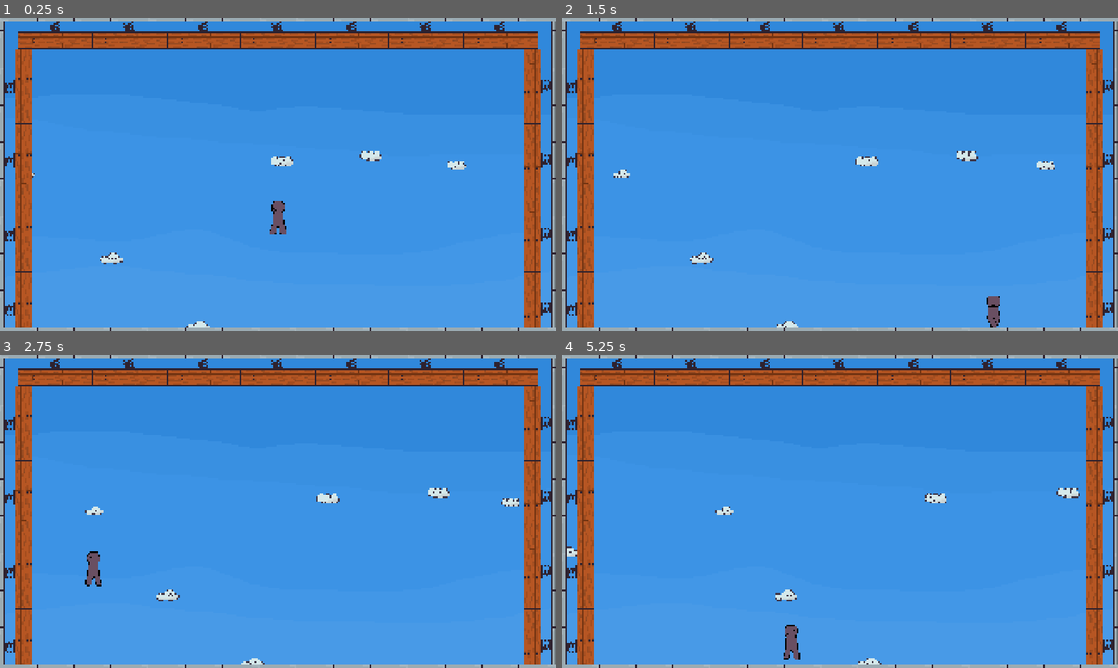
Above: before the commit, frames 1-4 (two rows, left to right).
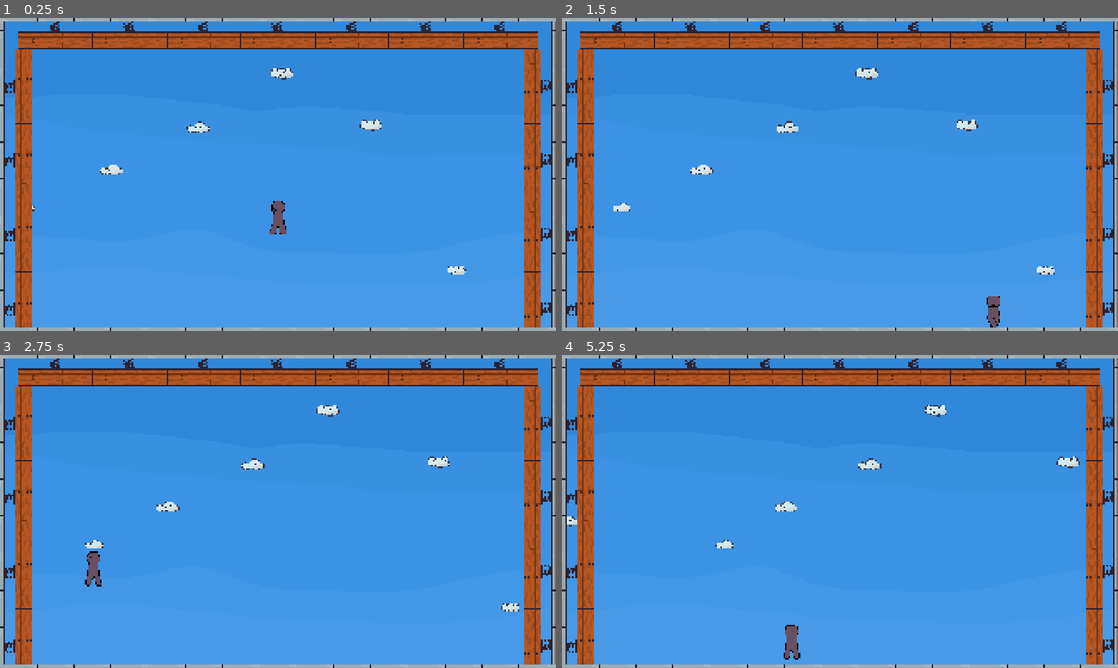
Above: after the commit, the same moments.

Repository: Sominnyusz/Vault
Game: Godot game, scene res://scenes/game.tscn
Same seed, same stepped clock (60 frames per second), same inputs: the game is played once before the commit and once after it.
Inputs:
- Up to frame 1 (0.25 s): no input
- Up to frame 2 (1.5 s): hold D (move_Right) from 0.53 s (still down); tap Space (jump) at 0.6, 0.77, 1.07, 1.35 s
- Up to frame 3 (2.75 s): tap Space (jump) at 1.52, 1.82, 2.1 s; release D (move_Right) at 2.03 s; hold A (move_Left) from 2.03 s (still down)
- Up to frame 4 (5.25 s): release A (move_Left) at 2.78 s; hold D (move_Right) 2.78-4.28 s; tap Space (jump) at 2.85, 3.02, 3.32, 3.6, 3.77, 4.07, 4.35, 4.52, 4.82, 5.1 s; hold A (move_Left) 4.28-5.03 s; hold D (move_Right) from 5.03 s (still down)

The runs differ from the first frame. In frame 1, 1.0% of the frame differs, in the area x 5-84%, y 16-99%; in frame 2, 1.1%; in frame 3, 1.1%, in the area x 15-94%, y 16-99%; in frame 4, 1.1%.

Commit message:
V.0.4.: Coil Jump Animation; Clouds +

Diff:
--- a/scenes/player.tscn
+++ b/scenes/player.tscn
@@ -3,11 +3,28 @@
 [ext_resource type="Script" uid="uid://dg5004sjjcaiu" path="res://scripts/player.gd" id="1_g2els"]
 [ext_resource type="Texture2D" uid="uid://d33kaf0cfnaqg" path="res://assets/coil_fall.png" id="2_dqkch"]
 [ext_resource type="Texture2D" uid="uid://d1warje24x05n" path="res://assets/coil_idle.png" id="2_qhqgy"]
+[ext_resource type="Texture2D" uid="uid://e663hfnix44f" path="res://assets/coil_jump.png" id="2_tuyoq"]
 [ext_resource type="Texture2D" uid="uid://bp8mrb4yp82e3" path="res://assets/coil_run.png" id="3_qhqgy"]
 [ext_resource type="Texture2D" uid="uid://dhgdwaawu1agt" path="res://assets/coil_jumpcancel.png" id="4_qlg0r"]
 
 [sub_resource type="RectangleShape2D" id="RectangleShape2D_4cumu"]
 size = Vector2(20, 58)
+
+[sub_resource type="AtlasTexture" id="AtlasTexture_2w11d"]
+atlas = ExtResource("2_tuyoq")
+region = Rect2(0, 0, 64, 64)
+
+[sub_resource type="AtlasTexture" id="AtlasTexture_770dr"]
+atlas = ExtResource("2_tuyoq")
+region = Rect2(64, 0, 64, 64)
+
+[sub_resource type="AtlasTexture" id="AtlasTexture_8f1cb"]
+atlas = ExtResource("2_tuyoq")
+region = Rect2(128, 0, 64, 64)
+
+[sub_resource type="AtlasTexture" id="AtlasTexture_vdulj"]
+atlas = ExtResource("2_tuyoq")
+region = Rect2(192, 0, 64, 64)
 
 [sub_resource type="AtlasTexture" id="AtlasTexture_nubpm"]
 atlas = ExtResource("2_dqkch")
@@ -93,6 +110,22 @@
 atlas = ExtResource("2_qhqgy")
 region = Rect2(960, 0, 64, 64)
 
+[sub_resource type="AtlasTexture" id="AtlasTexture_vau08"]
+atlas = ExtResource("2_tuyoq")
+region = Rect2(0, 0, 64, 64)
+
+[sub_resource type="AtlasTexture" id="AtlasTexture_qsb7e"]
+atlas = ExtResource("2_tuyoq")
+region = Rect2(64, 0, 64, 64)
+
+[sub_resource type="AtlasTexture" id="AtlasTexture_qjsmb"]
+atlas = ExtResource("2_tuyoq")
+region = Rect2(128, 0, 64, 64)
+
+[sub_resource type="AtlasTexture" id="AtlasTexture_mwp2n"]
+atlas = ExtResource("2_tuyoq")
+region = Rect2(192, 0, 64, 64)
+
 [sub_resource type="AtlasTexture" id="AtlasTexture_8txt3"]
 atlas = ExtResource("4_qlg0r")
 region = Rect2(0, 0, 64, 64)
@@ -267,6 +300,23 @@
 
 [sub_resource type="SpriteFrames" id="SpriteFrames_4cumu"]
 animations = [{
+"frames": [{
+"duration": 1.0,
+"texture": SubResource("AtlasTexture_2w11d")
+}, {
+"duration": 1.0,
+"texture": SubResource("AtlasTexture_770dr")
+}, {
+"duration": 1.0,
+"texture": SubResource("AtlasTexture_8f1cb")
+}, {
+"duration": 1.0,
+"texture": SubResource("AtlasTexture_vdulj")
+}],
+"loop": 0,
+"name": &"DJump",
+"speed": 5.0
+}, {
 "frames": [{
 "duration": 1.0,
 "texture": SubResource("AtlasTexture_nubpm")
@@ -339,6 +389,23 @@
 "loop": 1,
 "name": &"Idle",
 "speed": 10.0
+}, {
+"frames": [{
+"duration": 1.0,
+"texture": SubResource("AtlasTexture_vau08")
+}, {
+"duration": 1.0,
+"texture": SubResource("AtlasTexture_qsb7e")
+}, {
+"duration": 1.0,
+"texture": SubResource("AtlasTexture_qjsmb")
+}, {
+"duration": 1.0,
+"texture": SubResource("AtlasTexture_mwp2n")
+}],
+"loop": 0,
+"name": &"Jump",
+"speed": 5.0
 }, {
 "frames": [{
 "duration": 1.0,
@@ -489,5 +556,5 @@
 
 [node name="AnimatedSprite2D" type="AnimatedSprite2D" parent="." unique_id=684578022]
 sprite_frames = SubResource("SpriteFrames_4cumu")
-animation = &"JumpCancel"
+animation = &"Jump"
 autoplay = "Idle"
--- a/scripts/clouds.gd
+++ b/scripts/clouds.gd
@@ -16,5 +16,5 @@
 	var instance = cloud.instantiate()
 	instance.texture = load("res://assets/cloud" + str(randi_range(1, 2)) + ".png")
 	instance.visible = true
-	instance.global_position = Vector2(startx, randi_range(-100, 260))
+	instance.global_position = Vector2(startx, randi_range(-200, 200))
 	add_child(instance)
Binary file added: assets/coil_jump.png
Not shown, added: assets/coil_jump.png.import
